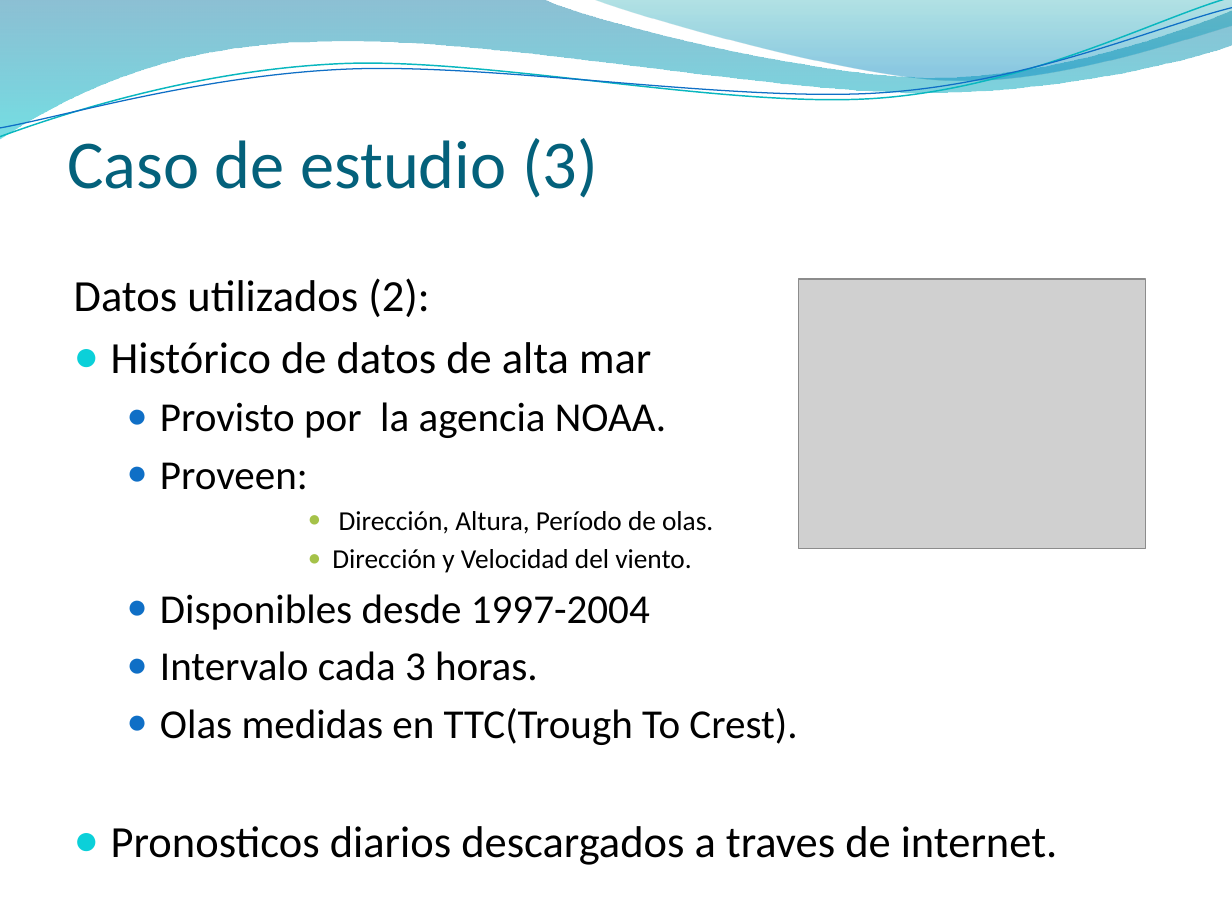
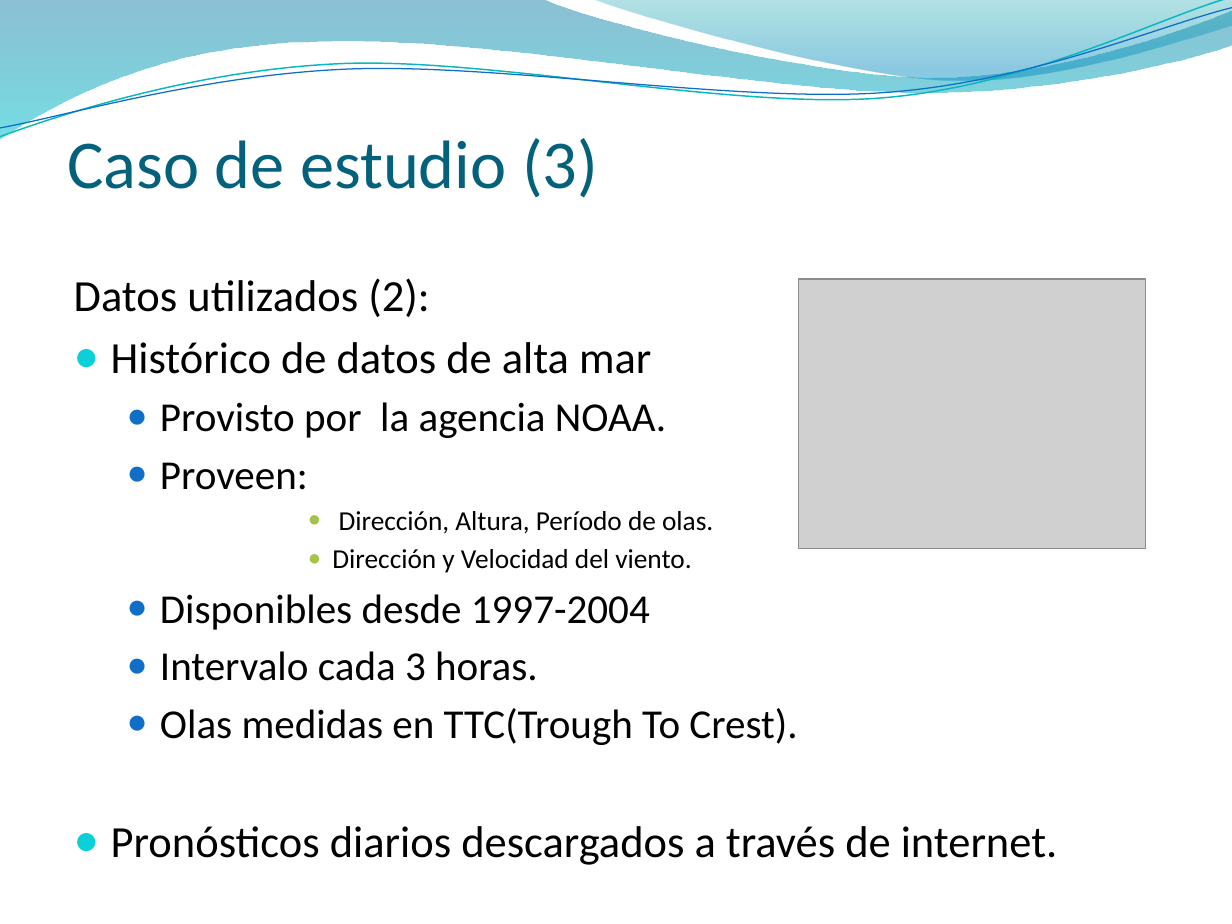
Before and after one commit to jaffadog/neuralito, a slide deck: slide 25 of neuralito/ArfGen/docs/Entregas/Informe Final/presentacion/esteban2.pptx. Drawn at 1232x924 pixels with LibreOffice and Linux fonts; fonts in the diff are those of the drawing; grey boxes stand for pictures; background and template pictures are left out. Boxes give left, top, right and bottom in pixels: in the first picture for what was removed or moved away, otherwise in the second. Text is boxed around its words. In the diff, an @@ line names an element or a change of style, - is before the commit and + after.

```diff
--- a/neuralito/ArfGen/docs/Entregas/Informe Final/presentacion/esteban2.pptx
+++ b/neuralito/ArfGen/docs/Entregas/Informe Final/presentacion/esteban2.pptx
@@ text at <box>111,826,1058,865</box>: text changed @@
-● Pronosticos diarios descargados a traves de internet.
+● Pronósticos diarios descargados a través de internet.
```
Also in this commit, not shown: 12 other slides changed.
